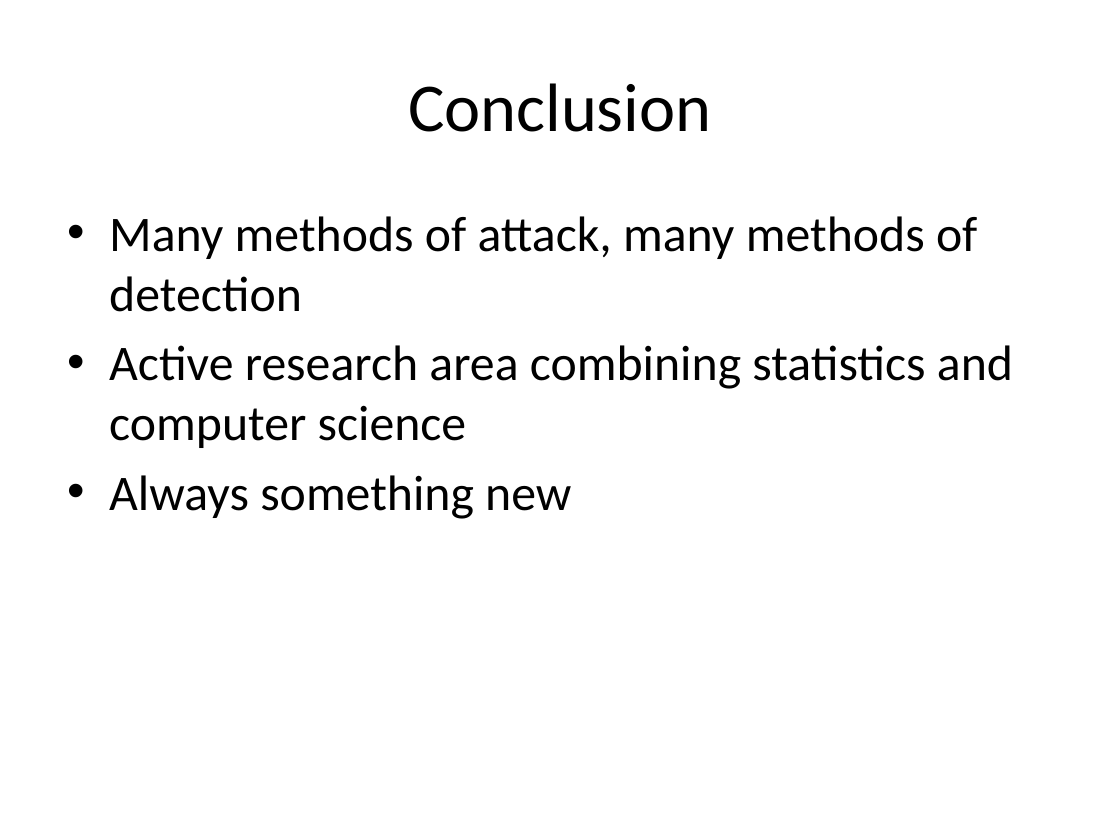
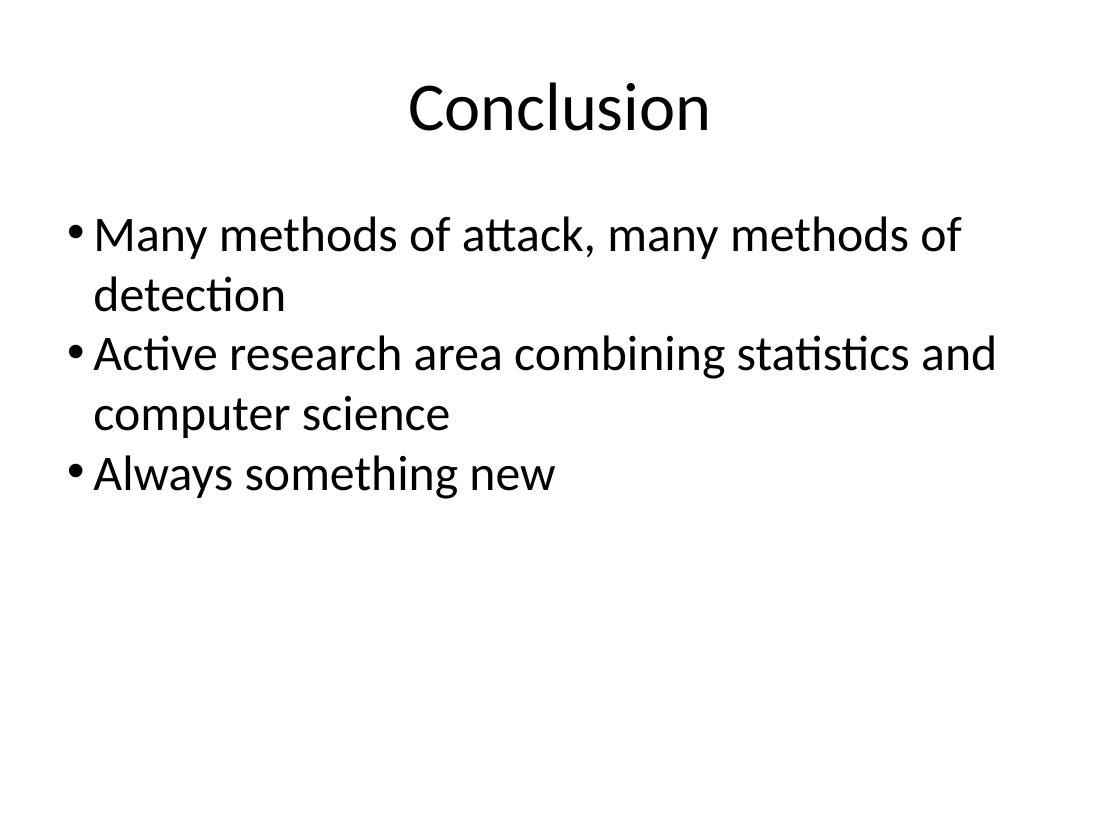
Before and after one commit to gilbertbrian/Statistical-Control-for-Network-Intrusion, a slide deck: slide 23 of Gilbert_-_SPC_Approaches_for_Computer_Network_Intrusion2.pptx. Drawn at 1120x840 pixels with LibreOffice and Linux fonts; fonts in the diff are those of the drawing. Boxes give left, top, right and bottom in pixels: in the first picture for what was removed or moved away, otherwise in the second. Text is boxed around its words. In the diff, an @@ line names an element or a change of style, - is before the commit and + after.

```diff
--- a/Gilbert_-_SPC_Approaches_for_Computer_Network_Intrusion2.pptx
+++ b/Gilbert_-_SPC_Approaches_for_Computer_Network_Intrusion2.pptx
@@ text "Many methods of attack, many ..." at box(93, 216, 997, 499): indent changed; less space between paragraphs @@
```
Also in this commit, not shown: 12 other slides changed.
